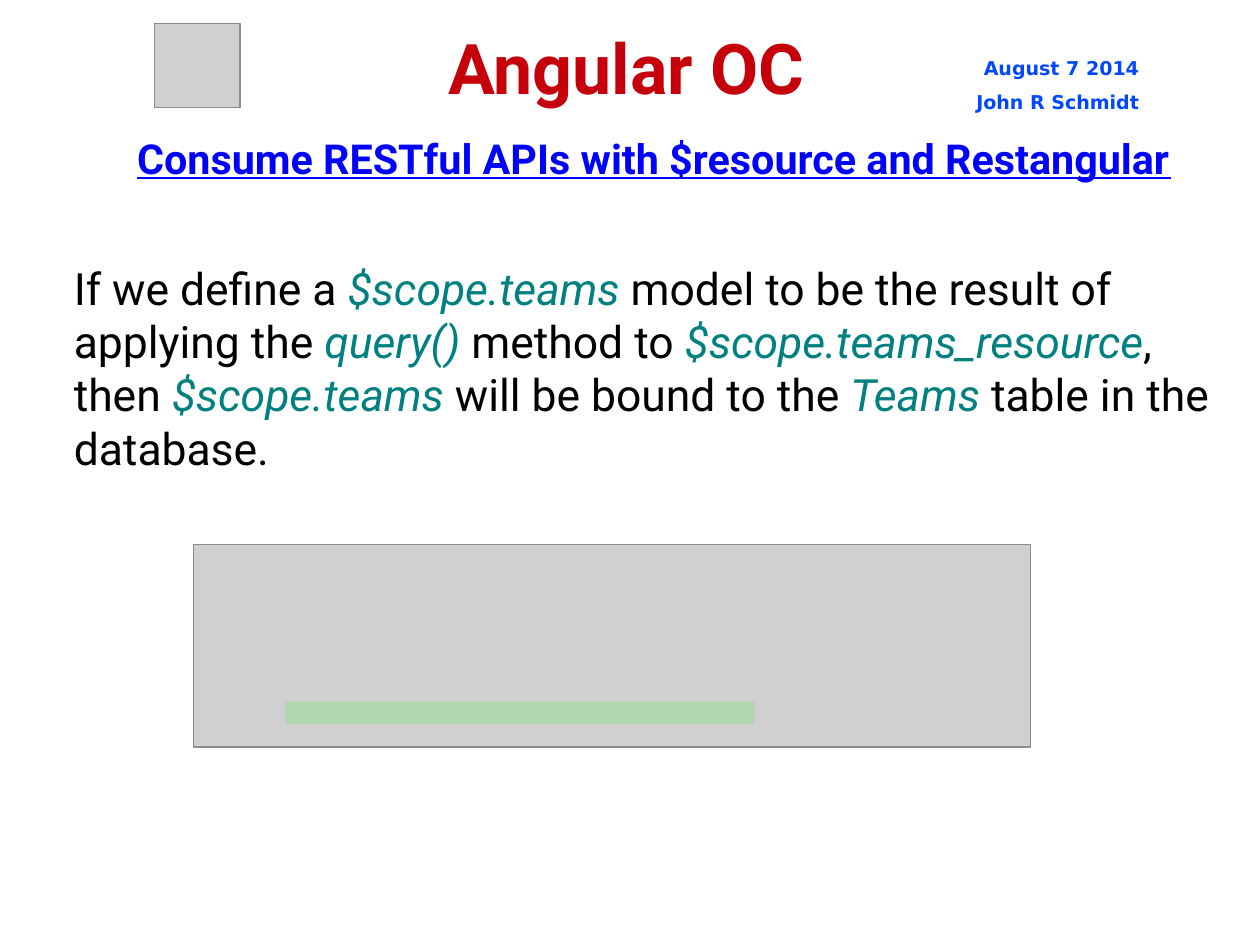
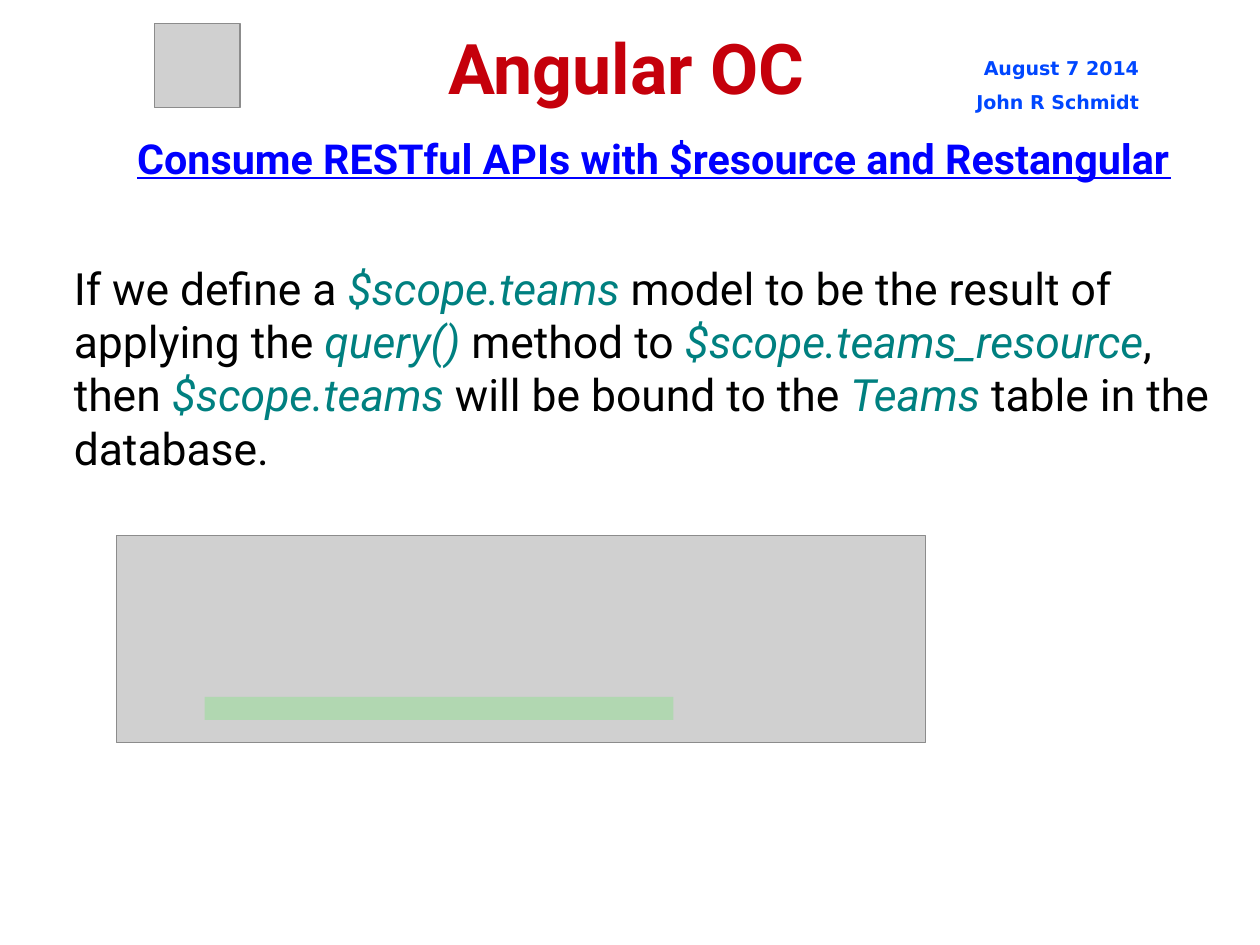
Before and after one commit to jrschmidt/fifa-angular-rest-demo, a slide deck: slide 29 of fifa.odp. Drawn at 1260x945 pixels with LibreOffice and Linux fonts; fonts in the diff are those of the drawing; grey boxes stand for pictures; background and template pictures are left out. Boxes give left, top, right and bottom in pixels: in the first picture for what was removed or moved away, otherwise in the second. Text is boxed around its words. In the diff, an @@ line names an element or a change of style, - is before the commit and + after.

```diff
--- a/fifa.odp
+++ b/fifa.odp
@@ picture: place and size @@
-picture at (193,545,1030,748)
+picture at (117,536,926,743)
@@ line moved from (286, 713) - (755, 713) to (205, 709) - (673, 709) @@
```
Also in this commit, not shown: 4 other slides changed, 1 slide removed, 4 other files.
